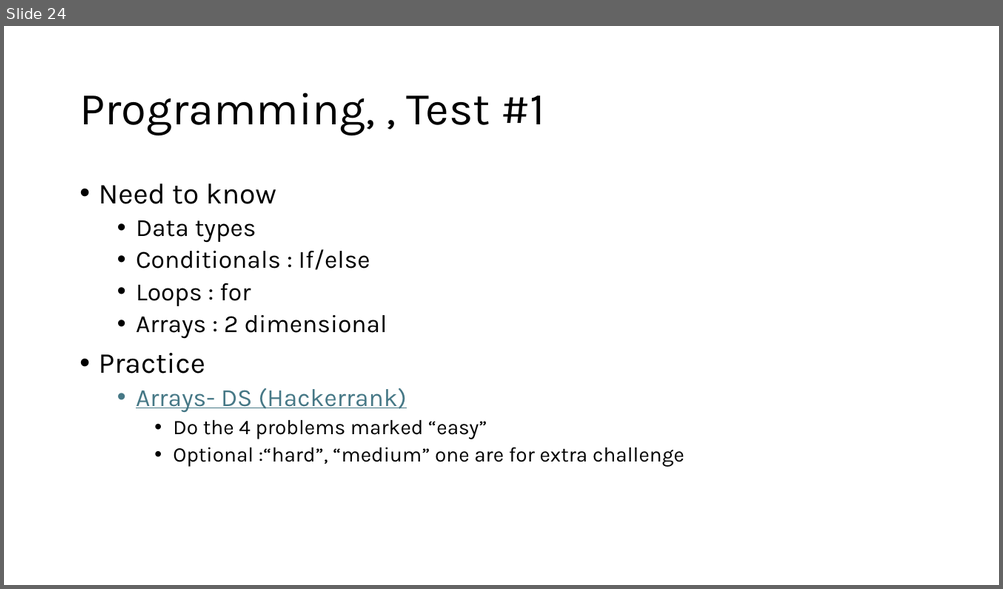
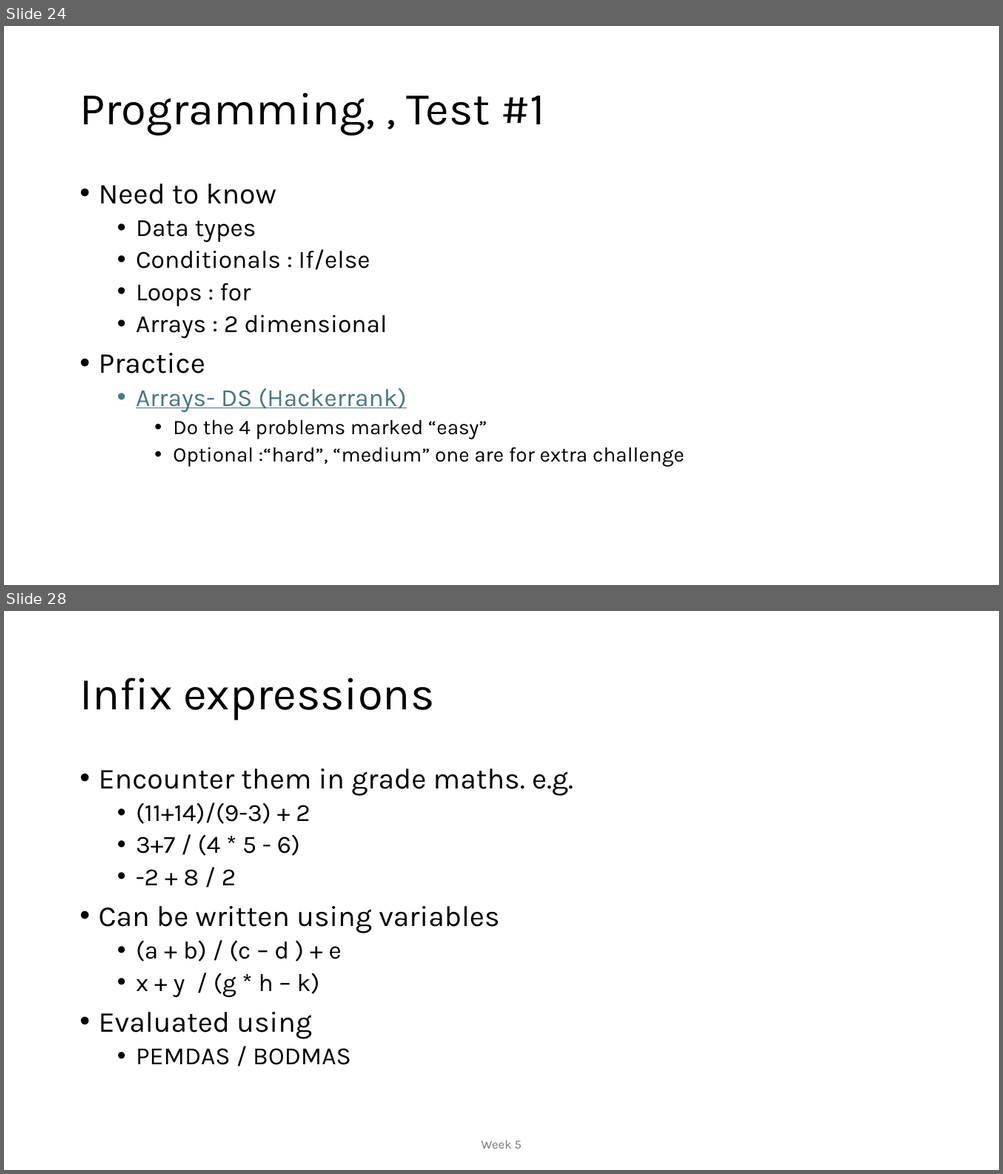
Before and after one commit to MoklaEducation/ems_winter_2025_acsl101, a slide deck: all/ExploringCSConceptsViaACSLCompetitions_all.pptx. Shown one above the other, each under a label of ours: slide 24 before the commit, slides 24 and 28 after it; the slides between them are not shown. The pictures are 1003x589 and 1003x1174 pixels, drawn with LibreOffice and Linux fonts; fonts in the diff are those of the drawing. Boxes give left, top, right and bottom in pixels: in the first picture for what was removed or moved away, otherwise in the second. Text is boxed around its words. In the diff, an @@ line names an element or a change of style, - is before the commit and + after.

```diff
--- a/all/ExploringCSConceptsViaACSLCompetitions_all.pptx
+++ b/all/ExploringCSConceptsViaACSLCompetitions_all.pptx
@@ slide 28 added at [4, 611, 999, 1170], background #FFFFFF @@
@@ title added at [79, 678, 434, 721], 44 pt, text #000000 @@
+Infix expressions
@@ text added at [99, 769, 573, 1065], 28 pt, text #000000 @@
+• Encounter them in grade maths. e.g.
+  • (11+14)/(9-3) + 2
+  • 3+7 / (4 * 5 - 6)
+  • -2 + 8 / 2
+• Can be written using variables
+  • (a + b) / (c – d ) + e
+  • x + y / (g * h – k)
+• Evaluated using
+  • PEMDAS / BODMAS
@@ text added at [481, 1140, 521, 1149], 12 pt, text #797979 @@
+Week 5
```
Also in this commit, not shown: 12 other slides added, 1 other file.
